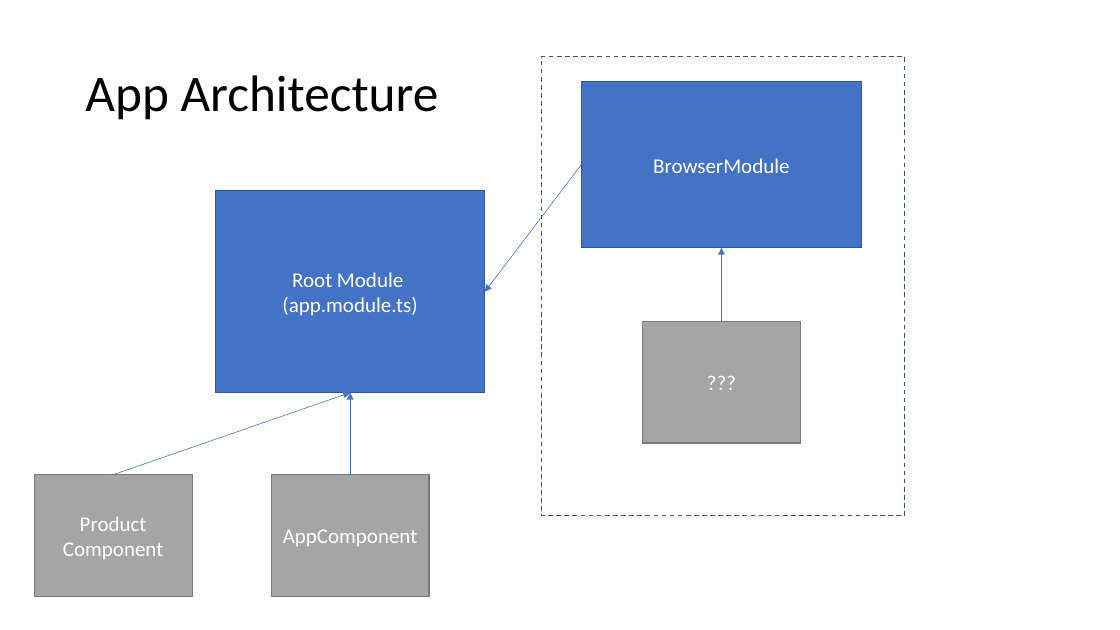
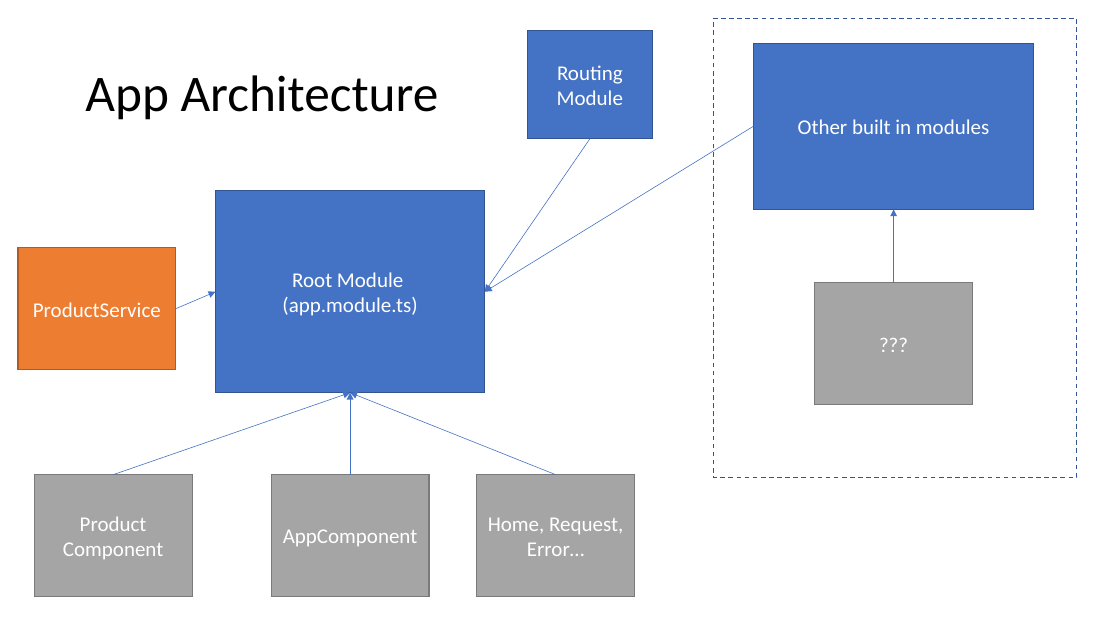
Before and after one commit to 200914ROC2/Training, a slide deck: slide 6 of 6Week-Angular/6w.pptx. Drawn at 1120x630 pixels with LibreOffice and Linux fonts; fonts in the diff are those of the drawing. Boxes give left, top, right and bottom in pixels: in the first picture for what was removed or moved away, otherwise in the second. Text is boxed around its words. In the diff, an @@ line names an element or a change of style, - is before the commit and + after.

Commit message:
updated ppt

```diff
--- a/6Week-Angular/6w.pptx
+++ b/6Week-Angular/6w.pptx
@@ rectangle added at [528,30,653,139], fill #4472C4, outline #325491 1 pt, 18 pt, text #FFFFFF @@
+Routing Module
@@ rectangle added at [754,43,1034,209], fill #4472C4, outline #325491 1 pt, 18 pt, text #FFFFFF @@
+Other built in modules
@@ rectangle removed at [581,82,862,248] @@
-BrowserModule
@@ arrow moved from (581, 165) - (485, 292) to (754, 126) - (485, 292) @@
@@ arrow added from (590, 139) to (485, 292), #4472C4 0.5 pt @@
@@ 2 rectangles, 1 arrow: place and size @@
-2 rectangles, 1 arrow at [542,56,905,516]
+2 rectangles, 1 arrow at [714,18,1077,478]
@@ rectangle added at [18,248,176,370], fill #ED7D31, outline #AF5C24 1 pt, 18 pt, text #FFFFFF @@
+ProductService
@@ arrow added from (176, 308) to (216, 292), #4472C4 0.5 pt @@
@@ arrow added from (556, 475) to (350, 392), #4472C4 0.5 pt @@
@@ rectangle added at [476,475,634,597], fill #A5A5A5, outline #7A7A7A 1 pt, 18 pt, text #FFFFFF @@
+Home, Request, Error…
```
Also in this commit, not shown: 1 other slide changed, 6 slides added.
